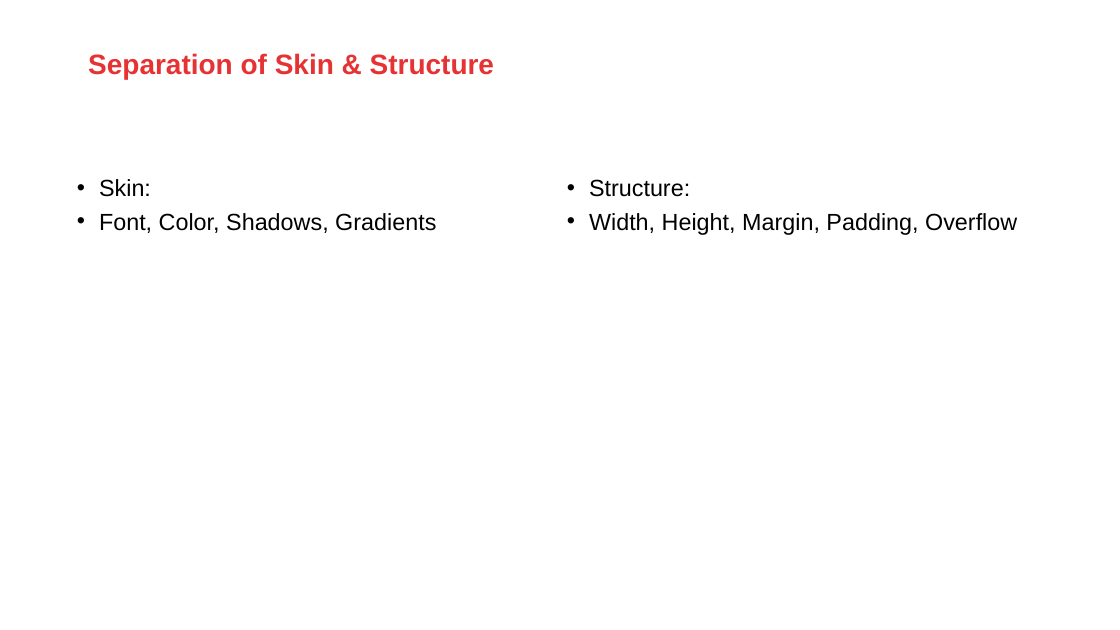
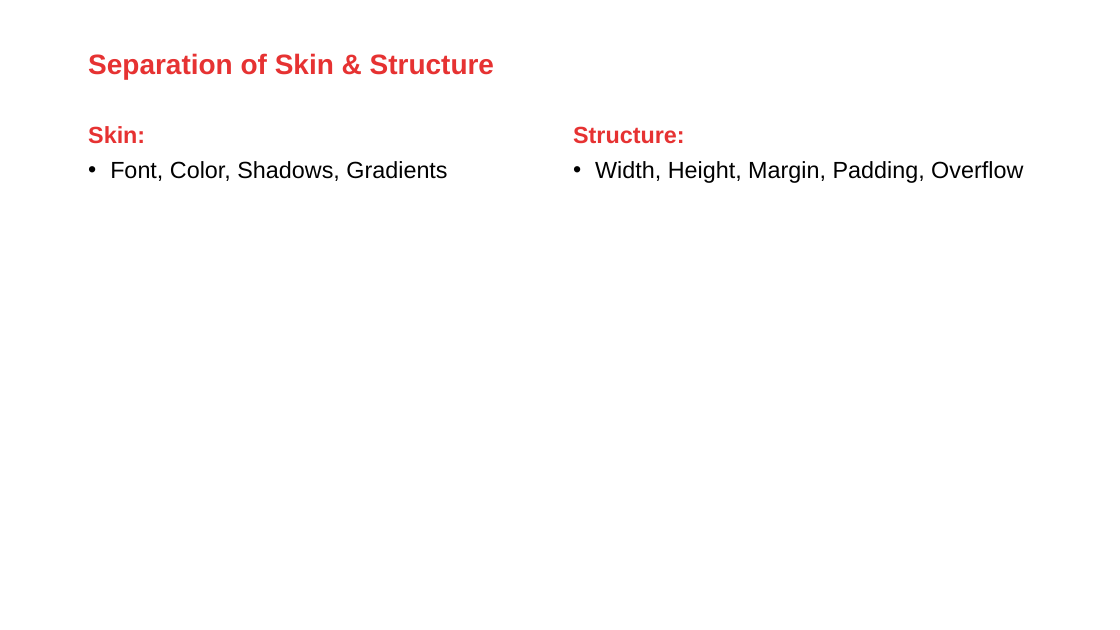
Before and after one commit to AMIS-Services/sig-css-architecture, a slide deck: slide 24 of SIG_CSS_Architecture.pptx (slide 23 before the commit). Drawn at 1120x630 pixels with LibreOffice and Linux fonts; fonts in the diff are those of the drawing; background and template pictures are left out. Boxes give left, top, right and bottom in pixels: in the first picture for what was removed or moved away, otherwise in the second. Text is boxed around its words. In the diff, an @@ line names an element or a change of style, - is before the commit and + after.

```diff
--- a/SIG_CSS_Architecture.pptx
+++ b/SIG_CSS_Architecture.pptx
@@ text added at [88, 126, 145, 144], 20 pt, text #E63232, bold @@
+Skin:
@@ text added at [573, 126, 685, 144], 20 pt, text #E63232, bold @@
+Structure:
@@ text "Font, Color, Shadows, Gradients": place and size @@
-text "Font, Color, Shadows, Gradients" at [99, 179, 436, 233]
+text "Font, Color, Shadows, Gradients" at [110, 161, 447, 181]
@@ text at [99, 179, 151, 197]: paragraph removed @@
-• Skin:
@@ text "Width, Height, Margin, Padding, Overflow": place and size @@
-text "Width, Height, Margin, Padding, Overflow" at [589, 179, 1017, 235]
+text "Width, Height, Margin, Padding, Overflow" at [595, 161, 1023, 183]
@@ text at [589, 179, 690, 197]: paragraph removed @@
-• Structure:
```
Also in this commit, not shown: 3 other slides changed, 2 slides added, 1 slide removed, 4 other files.
